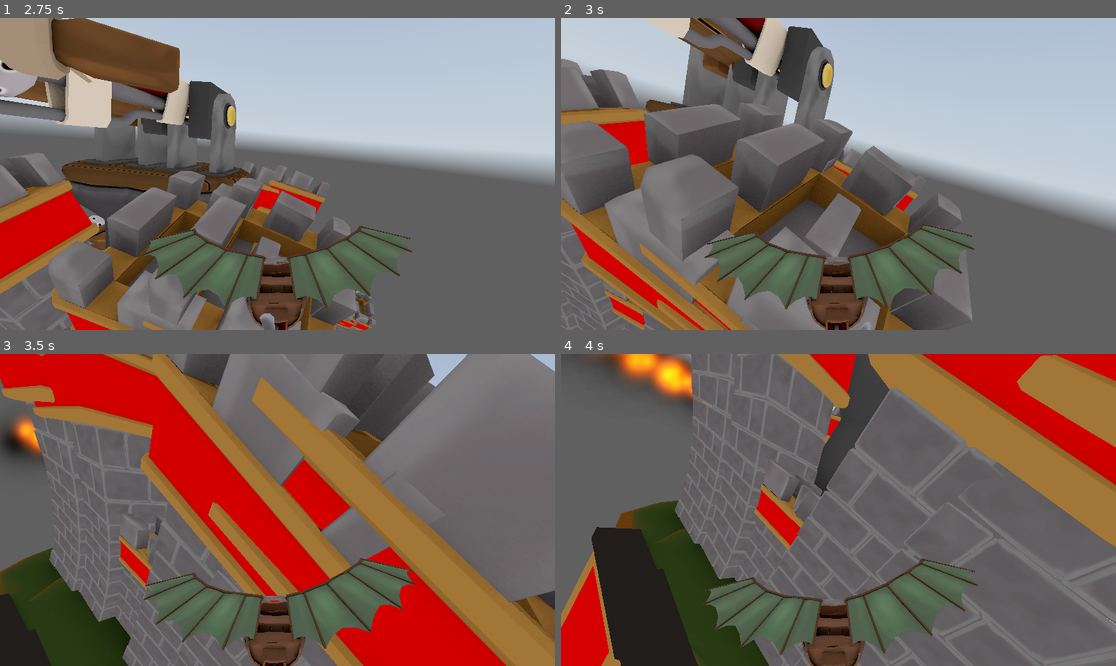
Above: before the commit, frames 1-4 (two rows, left to right).
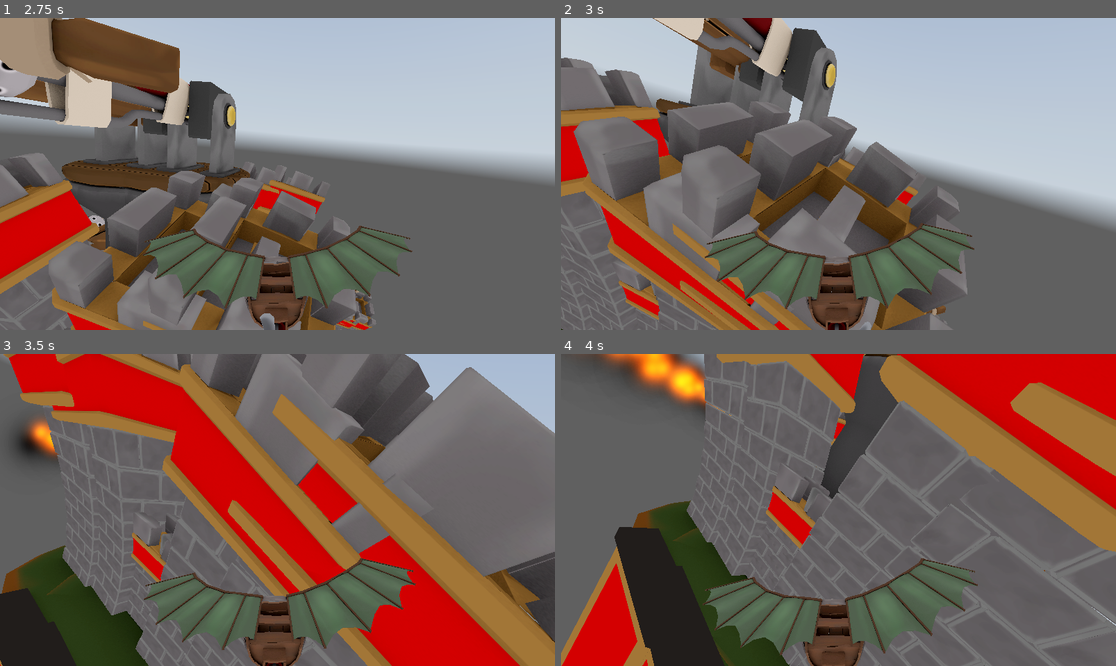
Above: after the commit, the same moments.

Repository: SimDubz/godot_gamejam_01
Game: Godot game, scene res://scenes/playground.tscn
Same seed, same stepped clock (60 frames per second), same inputs: the game is played once before the commit and once after it. This scene is started directly instead of the project's main scene. A sky picture missing from this copy of the repository is replaced by a grey-blue gradient.
Inputs (mouse positions are in pixels of both pictures, inside the frame that each line leads up to):
- Up to frame 1 (2.75 s): tap Enter (ui_accept) at 0.5, 0.77, 1.52 s; move the mouse to (271, 180) at 0.52 s; hold E (rotate_right) 0.53-2.03 s; move the mouse to (316, 177) at 1.27 s; move the mouse to (233, 170) at 2.02 s; hold Q (rotate_left) from 2.03 s (still down)
- Up to frame 2 (3 s): keep holding Q (rotate_left); move the mouse to (844, 174) at 2.77 s
- Up to frame 3 (3.5 s): keep holding Q (rotate_left); tap Enter (ui_accept) at 3.02 s
- Up to frame 4 (4 s): keep holding Q (rotate_left); move the mouse to (816, 503) at 3.52 s; tap Enter (ui_accept) at 3.77 s

Frame 1 is identical in both runs. In frame 2, 21% of the frame differs, in the area x 0-75%, y 0-100%; in frame 3, 26%, in the area x 0-100%, y 0-100%; in frame 4, 21%.

Commit message:
Fixed hit box

Diff:
--- a/scenes/player.tscn
+++ b/scenes/player.tscn
@@ -4,7 +4,8 @@
 [ext_resource type="PackedScene" uid="uid://bcyokri8rejgf" path="res://assets/barrel_plane.tscn" id="2_44qof"]
 [ext_resource type="Script" path="res://scripts/pivot.gd" id="2_53jvj"]
 
-[sub_resource type="SphereShape3D" id="SphereShape3D_o16as"]
+[sub_resource type="BoxShape3D" id="BoxShape3D_07e76"]
+size = Vector3(1.62781, 1.71497, 2.47125)
 
 [node name="Player" type="CharacterBody3D" groups=["plane"]]
 transform = Transform3D(-1, 0, -8.74228e-08, 0, 1, 0, 8.74228e-08, 0, -1, 0, 0, 0)
@@ -12,7 +13,8 @@
 script = ExtResource("1_d8bry")
 
 [node name="CollisionShape3D" type="CollisionShape3D" parent="."]
-shape = SubResource("SphereShape3D_o16as")
+transform = Transform3D(1, 0, 0, 0, 1, 0, 0, 0, 1, 0.00262451, -0.923297, -0.356171)
+shape = SubResource("BoxShape3D_07e76")
 
 [node name="CharacterModel" type="Node3D" parent="."]
 
Not shown: 2 places in assets/barrel_plane.tscn that only renumber resources
